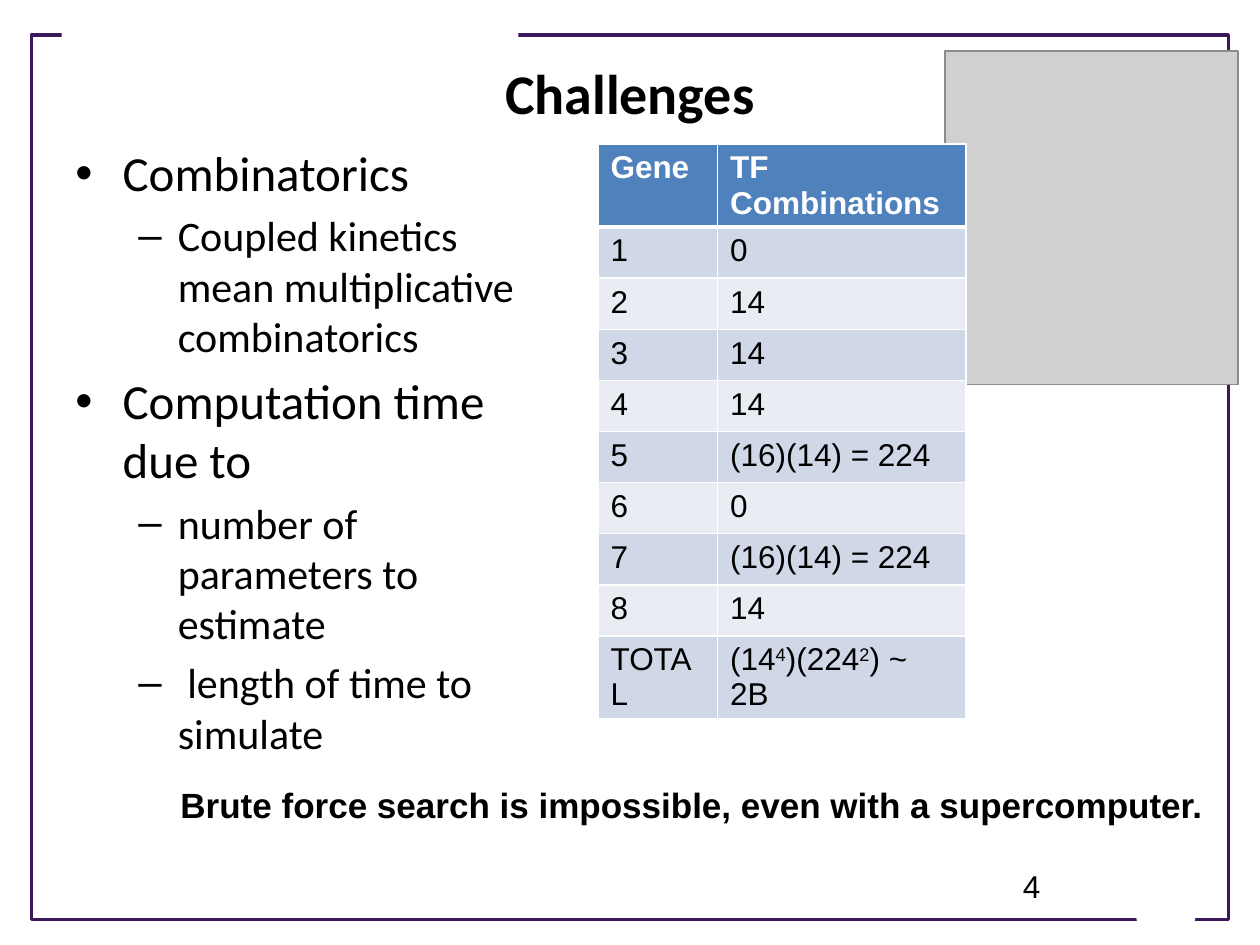
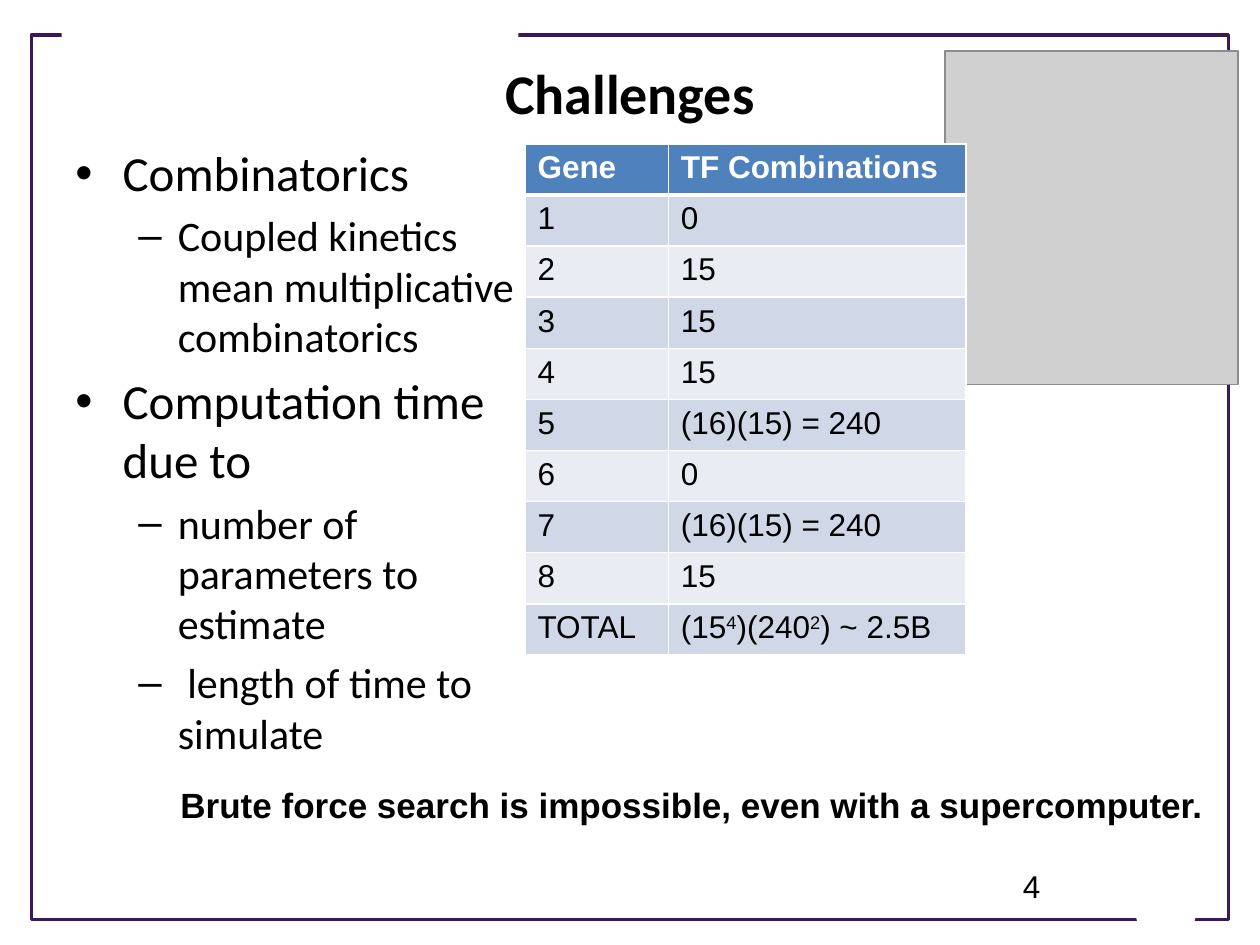
Before and after one commit to ModelEngineering/advancing-biomedical-models, a slide deck: slide 4 of ModelingGame/Summary of Approach to Modeling Game.pptx. Drawn at 1260x945 pixels with LibreOffice and Linux fonts; fonts in the diff are those of the drawing; grey boxes stand for pictures; background and template pictures are left out. Boxes give left, top, right and bottom in pixels: in the first picture for what was removed or moved away, otherwise in the second. Text is boxed around its words. In the diff, an @@ line names an element or a change of style, - is before the commit and + after.

```diff
--- a/ModelingGame/Summary of Approach to Modeling Game.pptx
+++ b/ModelingGame/Summary of Approach to Modeling Game.pptx
@@ table at (525,144,966,655) @@
-row 3, column 2: 14
+row 3, column 2: 15
-row 4, column 2: 14
+row 4, column 2: 15
-row 5, column 2: 14
+row 5, column 2: 15
-row 6, column 2: (16)(14) = 224
+row 6, column 2: (16)(15) = 240
-row 8, column 2: (16)(14) = 224
+row 8, column 2: (16)(15) = 240
-row 9, column 2: 14
+row 9, column 2: 15
-row 10, column 2: (144)(2242) ~ 2B
+row 10, column 2: (154)(2402) ~ 2.5B
@@ table: place and size @@
-table at (598,144,966,709)
+table at (525,144,966,655)
```
Also in this commit, not shown: 3 other slides changed, 1 slide added.
